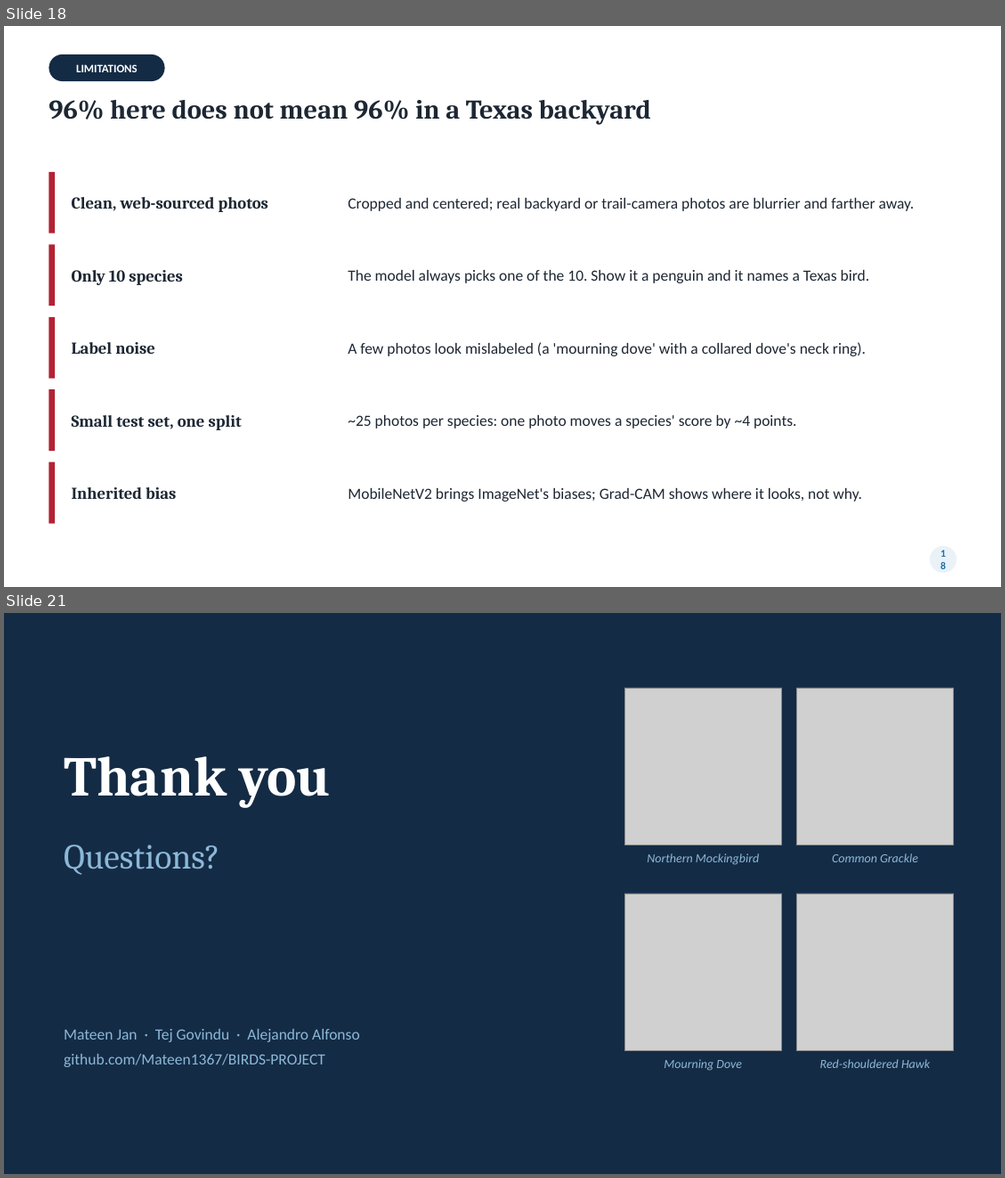
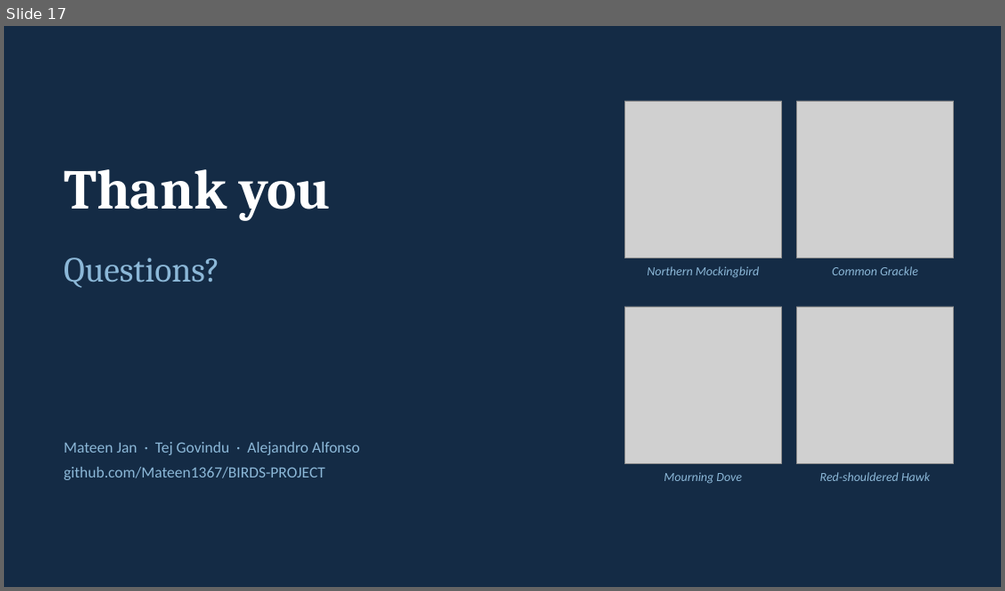
Before and after one commit to Mateen1367/BIRDS-PROJECT, a slide deck: reports/WhichTexasBird_Presentation.pptx. Shown one above the other, each under a label of ours: slides 18 and 21 before the commit, slide 17 after it; the slides between them are not shown. The pictures are 1005x1178 and 1005x591 pixels, drawn with LibreOffice and Linux fonts; fonts in the diff are those of the drawing; grey boxes stand for pictures. Boxes give left, top, right and bottom in pixels: in the first picture for what was removed or moved away, otherwise in the second. Text is boxed around its words. In the diff, an @@ line names an element or a change of style, - is before the commit and + after.

```diff
--- a/reports/WhichTexasBird_Presentation.pptx
+++ b/reports/WhichTexasBird_Presentation.pptx
@@ slide 18 removed at (x1=4, y1=26, x2=1001, y2=587), background #FFFFFF @@
@@ rounded rectangle removed at (x1=48, y1=54, x2=165, y2=81) @@
-LIMITATIONS
@@ text removed at (x1=48, y1=100, x2=651, y2=124) @@
-96% here does not mean 96% in a Texas backyard
@@ rectangle removed at (x1=48, y1=172, x2=55, y2=233) @@
@@ text removed at (x1=72, y1=197, x2=268, y2=212) @@
-Clean, web-sourced photos
@@ text removed at (x1=348, y1=198, x2=914, y2=211) @@
-Cropped and centered; real backyard or trail-camera photos are blurrier and farther away.
@@ rectangle removed at (x1=48, y1=244, x2=55, y2=305) @@
@@ text removed at (x1=72, y1=270, x2=182, y2=285) @@
-Only 10 species
@@ text removed at (x1=348, y1=270, x2=870, y2=283) @@
-The model always picks one of the 10. Show it a penguin and it names a Texas bird.
@@ rectangle removed at (x1=48, y1=317, x2=55, y2=378) @@
@@ text removed at (x1=72, y1=342, x2=155, y2=354) @@
-Label noise
@@ text removed at (x1=348, y1=342, x2=866, y2=356) @@
-A few photos look mislabeled (a 'mourning dove' with a collared dove's neck ring).
@@ rectangle removed at (x1=48, y1=389, x2=55, y2=451) @@
@@ text removed at (x1=72, y1=415, x2=242, y2=430) @@
-Small test set, one split
@@ text removed at (x1=348, y1=415, x2=797, y2=428) @@
-~25 photos per species: one photo moves a species' score by ~4 points.
@@ rectangle removed at (x1=48, y1=462, x2=55, y2=524) @@
@@ text removed at (x1=72, y1=487, x2=176, y2=499) @@
-Inherited bias
@@ text removed at (x1=348, y1=488, x2=862, y2=501) @@
-MobileNetV2 brings ImageNet's biases; Grad-CAM shows where it looks, not why.
@@ ellipse removed at (x1=930, y1=546, x2=956, y2=572) @@
-18
@@ what was slide 21 is now slide 17 @@
```
Also in this commit, not shown: 4 slides changed, 14 slides added, 17 other slides removed, 16 other files.
